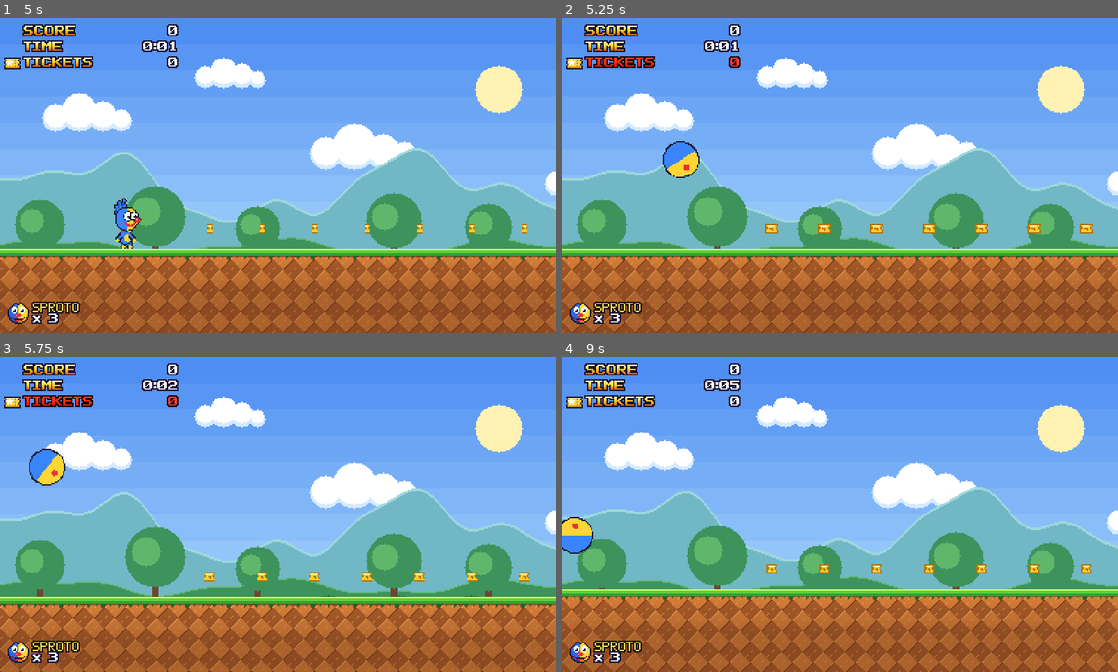
Above: before the commit, frames 1-4 (two rows, left to right).
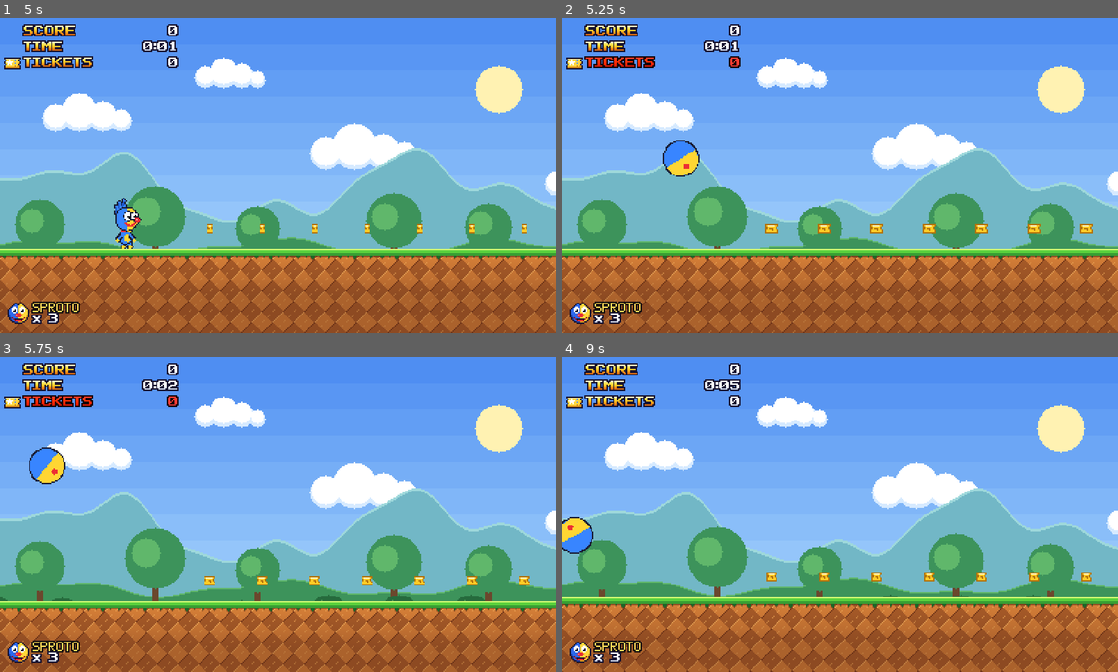
Above: after the commit, the same moments.

Repository: crrreatorrr/HPOS10I
Game: Godot game, scene res://core/main.tscn
Same seed, same stepped clock (60 frames per second), same inputs: the game is played once before the commit and once after it.
Inputs (mouse positions are in pixels of both pictures, inside the frame that each line leads up to):
- Up to frame 1 (5 s): tap Enter (pause) at 0.5 s; move the mouse to (400, 159) at 0.52 s; hold Right (move_right) 0.53-1.25 s; hold Z (jump) 0.53-1.25 s; click (400, 159) at 0.67 s; click "ACT 1" at 1.25 s; drag from (166, 191) to (261, 229) at 2.02 s; move the mouse to (333, 106) at 2.77 s; hold Right (move_right) 2.78-3.5 s; hold Z (jump) 2.78-3.5 s; tap P at 2.85 s; click "RESTART" at 3.5 s; drag from (250, 238) to (472, 229) at 4.27 s
- Up to frame 2 (5.25 s): move the mouse to (1006, 222) at 5.02 s; hold Left (move_left) from 5.03 s (still down); hold Z (jump) from 5.03 s (still down); tap C at 5.1 s
- Up to frame 3 (5.75 s): keep holding Left (move_left); keep holding Z (jump)
- Up to frame 4 (9 s): release Left (move_left) at 5.75 s; release Z (jump) at 5.75 s; drag from (673, 467) to (878, 574) at 5.77 s; move the mouse to (867, 514) at 6.52 s; hold Down (move_down) 6.53-7.25 s; hold Z (jump) 6.53-7.25 s; tap K at 6.6 s; click (867, 514) at 6.67 s; drag from (756, 435) to (928, 574) at 7.27 s; move the mouse to (962, 498) at 8.02 s; hold Up (move_up) 8.03-8.75 s; hold Z (jump) 8.03-8.75 s; tap 1 at 8.1 s; drag from (728, 530) to (1034, 574) at 8.77 s

Frame 1 is identical in both runs. In frame 2, 0.1% of the frame differs, in the area x 18-25%, y 38-51%; in frame 3, 13%; in frame 4, 19%, in the area x 0-100%, y 41-100%.

Commit message:
Player: Guide gravity order and whole landing frame
Two fixes from the accuracy audit against the community Physics Guide:
- Air and death steps move by this frame's speed and only then add gravity
  (the Guide's order). The old trapezoid integration added half a gravity to
  every move: each arc was 0.109 px/frame short and a standing jump peaked
  at 96.6 px instead of the classic 99.84.
- Landing inside a movement sub-step now applies the rest of the frame's
  motion and snaps again, as the Guide moves the whole frame first.

Tests: the apex test pins 99.84; running into a V with 60 deg or steeper
sides at 8 px/f now leaves the lip and bounces to rest at the bottom (the
classic steep landing band), so that test asks for rest, not a run-out, from
60 deg. physics_world gains a quarter pipe and a centre-in-terrain helper.

Co-Authored-By: Claude Fable 5.1 <noreply@anthropic.com>

Diff:
--- a/player/player.gd
+++ b/player/player.gd
@@ -797,10 +797,10 @@
 		xsp -= float(int(xsp / 0.125)) / 256.0
 		_vel.x = xsp * fps
 
-	# 4-5. Move and apply gravity. Integrating the constant gravity exactly
-	#      (trapezoid) keeps the jump arc on the continuous curve.
+	# 4-5. Move, then apply gravity (the Guide's order: the position uses this
+	#      frame's speed, gravity only changes the next frame's).
 	var g := PhysicsConstants.accel(p.hurt_gravity if _state == &"hurt" else p.gravity)
-	var displacement := _vel * dt + Vector2(0.0, 0.5 * g * dt * dt)
+	var displacement := _vel * dt
 	_vel.y = minf(_vel.y + g * dt, PhysicsConstants.speed(p.max_fall_speed))
 	_cap_velocity(p)
 
@@ -829,6 +829,7 @@
 		if _vel.y < 0.0:
 			_air_ceiling_check(p)
 		elif _air_floor_check(p):
+			_finish_landing_frame(step * (steps - i - 1))
 			return
 		if grounded:
 			return
@@ -838,6 +839,19 @@
 			step.x = 0.0
 		if before.y < 0.0 and _vel.y >= 0.0:
 			step.y = 0.0
+
+
+## Landing in a sub-step: the rest of this frame's motion is still applied
+## and the feet snapped to the ground again (the Guide moves the whole frame
+## first, then snaps), unless that would leave the ground.
+func _finish_landing_frame(remaining: Vector2) -> void:
+	if remaining == Vector2.ZERO:
+		return
+	var before := global_position
+	global_position += remaining
+	if not _ground_floor_check(SNAP_MAX):
+		global_position = before
+		_ground_floor_check(SNAP_MAX)
 
 
 func _air_wall_check(p: PhysicsConstants) -> void:
@@ -930,7 +944,7 @@
 
 func _dead_step(p: PhysicsConstants, dt: float) -> void:
 	var g := PhysicsConstants.accel(p.gravity)
-	global_position += _vel * dt + Vector2(0.0, 0.5 * g * dt * dt)
+	global_position += _vel * dt
 	_vel.y = minf(_vel.y + g * dt, PhysicsConstants.speed(p.max_fall_speed))
 	_death_frames += 1
 	if _death_frames == p.died_delay_frames:
--- a/tests/physics/physics_world.gd
+++ b/tests/physics/physics_world.gd
@@ -73,3 +73,28 @@
 ## Bottom of the player's sensor box.
 static func feet_y(player: Player) -> float:
 	return player.global_position.y + player.get_radii().y
+
+
+## A quarter pipe (CurveTerrain) with its bottom at `bottom`, curving up to the
+## right (or left) over `radius`, with a vertical wall of `wall_height` above.
+static func add_quarter_pipe(world: Node2D, bottom: Vector2, radius: float, rises_to_right: bool,
+		wall_height := 0.0) -> StaticBody2D:
+	var piece := CurveTerrain.new()
+	piece.shape = CurveTerrain.Shape.QUARTER_PIPE
+	piece.radius = radius
+	piece.rises_to_right = rises_to_right
+	piece.wall_height = wall_height
+	piece.thickness = 48.0
+	piece.depth = 64.0
+	piece.position = bottom
+	world.add_child(piece)
+	return piece
+
+
+## True when the player's centre is inside solid terrain of its path.
+static func centre_in_terrain(player: Player) -> bool:
+	var query := PhysicsPointQueryParameters2D.new()
+	query.collide_with_bodies = true
+	query.collision_mask = SOLID | (PATH_A if player.collision_path == Player.PATH_A else PATH_B)
+	query.position = player.global_position
+	return not player.get_world_2d().direct_space_state.intersect_point(query, 1).is_empty()
--- a/tests/physics/test_air.gd
+++ b/tests/physics/test_air.gd
@@ -45,8 +45,8 @@
 	for i in 80:
 		top = minf(top, W.feet_y(player))
 		await physics_frames(1)
-	# Continuous apex v^2 / 2g = 6.5^2 / (2 * 0.21875) = 96.57 px (bottom of the hitbox).
-	assert_near(start_feet - top, 96.6, 1.5, "apex height")
+	# The Guide's discrete arc: 30 frames of 6.5 - 0.21875 k = 99.84 px.
+	assert_near(start_feet - top, 99.84375, 0.01, "apex height")
 	assert_true(player.grounded, "landed again")
 	assert_near(W.feet_y(player), start_feet, 0.01, "back on the floor")
 
--- a/tests/physics/test_slopes.gd
+++ b/tests/physics/test_slopes.gd
@@ -200,6 +200,11 @@
 			"%s: at or beyond the rim (x %.1f, vertex %.1f)" % [label, player.global_position.x, v[0]])
 
 
+## Running into a V at 8 px/f carries him out the far side up to 55 degree
+## sides. On 60 degrees and steeper he leaves the lip, lands on the far side
+## and the steep landing sends him back down (the classic bands), so the
+## bounces die out at the bottom and he must jump or spin dash out (the tests
+## below); he must never end up inside the terrain.
 func test_v_valleys_run_out_with_momentum() -> void:
 	for side in range(30, 75, 5):
 		for dir in [1, -1]:
@@ -210,10 +215,25 @@
 			player.ground_speed = 8.0 * dir
 			var action := &"move_right" if dir > 0 else &"move_left"
 			press(action)
-			await physics_frames(90)
+			var buried := false
+			for i in 90:
+				await physics_frames(1)
+				buried = buried or W.centre_in_terrain(player)
 			release(action)
 			await physics_frames(20)
-			_assert_out_of_v(v, "%d deg V running dir %d" % [side, dir])
+			var label := "%d deg V running dir %d" % [side, dir]
+			if side < 60:
+				_assert_out_of_v(v, label)
+			else:
+				# The bounces die out: at rest at the bottom within 10 s.
+				for i in 600:
+					await physics_frames(1)
+					buried = buried or W.centre_in_terrain(player)
+					if player.grounded and player.state == &"idle":
+						break
+				assert_true(player.grounded and player.state == &"idle",
+						"%s: comes to rest in the V (%s %s)" % [label, player.state, player.global_position])
+			assert_true(not buried, "%s: never inside the terrain" % label)
 			world.queue_free()
 			await physics_frames(1)
 
